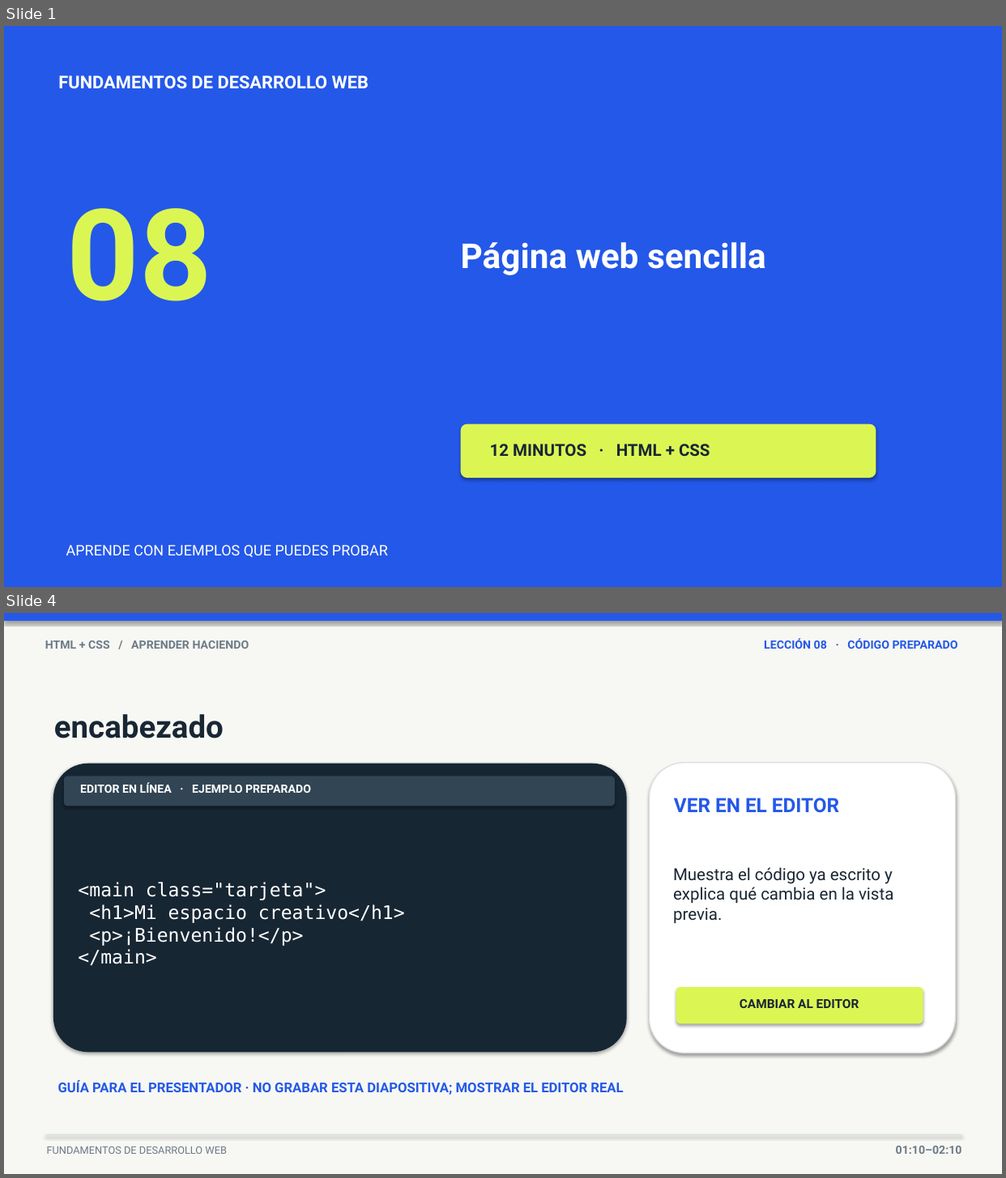
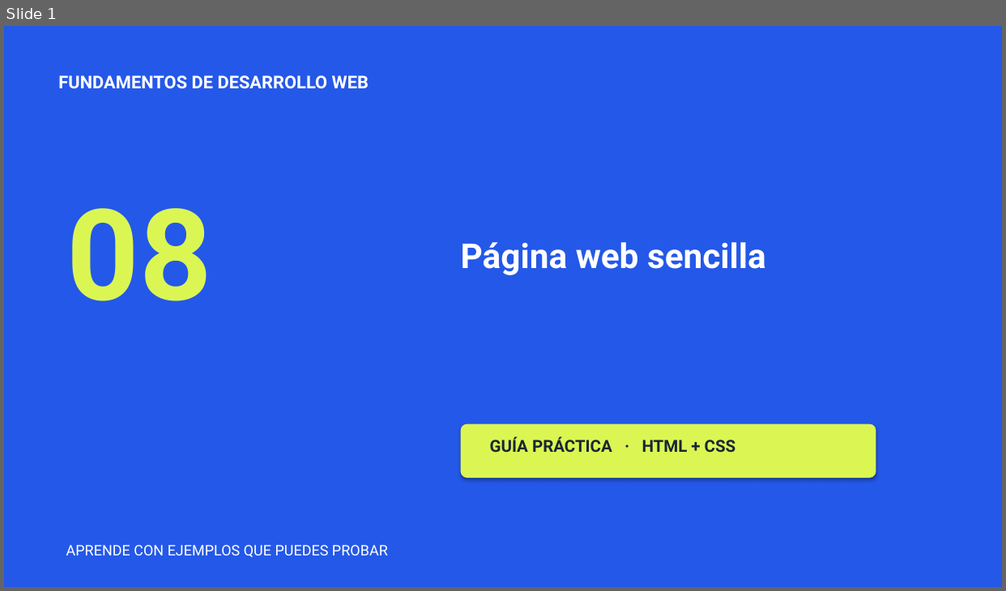
Before and after one commit to upc-pre-202620-1asi0730-8093-greentech/webdev-course-greentech, a slide deck: scripts/lesson-8-simple-web-page/lesson-8-simple-web-page-presentation.pptx. Shown one above the other, each under a label of ours: slides 1 and 4 before the commit, slide 1 after it; the slides between them are not shown. The pictures are 1006x1178 and 1006x591 pixels, drawn with LibreOffice and Linux fonts; fonts in the diff are those of the drawing. Boxes give left, top, right and bottom in pixels: in the first picture for what was removed or moved away, otherwise in the second. Text is boxed around its words. In the diff, an @@ line names an element or a change of style, - is before the commit and + after.

```diff
--- a/scripts/lesson-8-simple-web-page/lesson-8-simple-web-page-presentation.pptx
+++ b/scripts/lesson-8-simple-web-page/lesson-8-simple-web-page-presentation.pptx
@@ slide 4 removed at (4,613,1002,1174), background #F7F8F4 @@
@@ rectangle removed at (4,613,1002,620) @@
@@ text removed at (45,641,249,649) @@
-HTML + CSS / APRENDER HACIENDO
@@ text removed at (764,638,958,649) @@
-LECCIÓN 08 · CÓDIGO PREPARADO
@@ text removed at (54,714,224,739) @@
-encabezado
@@ rounded rectangle removed at (53,764,627,1053) @@
@@ rounded rectangle removed at (64,776,615,806) @@
@@ text removed at (80,782,311,793) @@
-EDITOR EN LÍNEA · EJEMPLO PREPARADO
@@ rounded rectangle removed at (650,763,956,1053) @@
@@ text removed at (674,798,839,813) @@
-VER EN EL EDITOR
@@ text removed at (673,867,893,923) @@
-Muestra el código ya escrito y explica qué cambia en la vista previa.
@@ text removed at (78,882,405,965) @@
-<main class="tarjeta">
-<h1>Mi espacio creativo</h1>
-<p>¡Bienvenido!</p>
-</main>
@@ rounded rectangle removed at (676,987,923,1024) @@
@@ text removed at (739,999,859,1008) @@
-CAMBIAR AL EDITOR
@@ text removed at (58,1080,623,1095) @@
-GUÍA PARA EL PRESENTADOR · NO GRABAR ESTA DIAPOSITIVA; MOSTRAR EL EDITOR REAL
@@ rectangle removed at (45,1135,962,1135) @@
@@ text removed at (47,1147,227,1154) @@
-FUNDAMENTOS DE DESARROLLO WEB
@@ text removed at (896,1146,962,1154) @@
-01:10–02:10
@@ slide 1 changed as well @@
@@ text at (490,437,736,452): text changed @@
-12 MINUTOS · HTML + CSS
+GUÍA PRÁCTICA · HTML + CSS
```
Also in this commit, not shown: 8 other slides changed, 8 slides added, 7 other slides removed.
